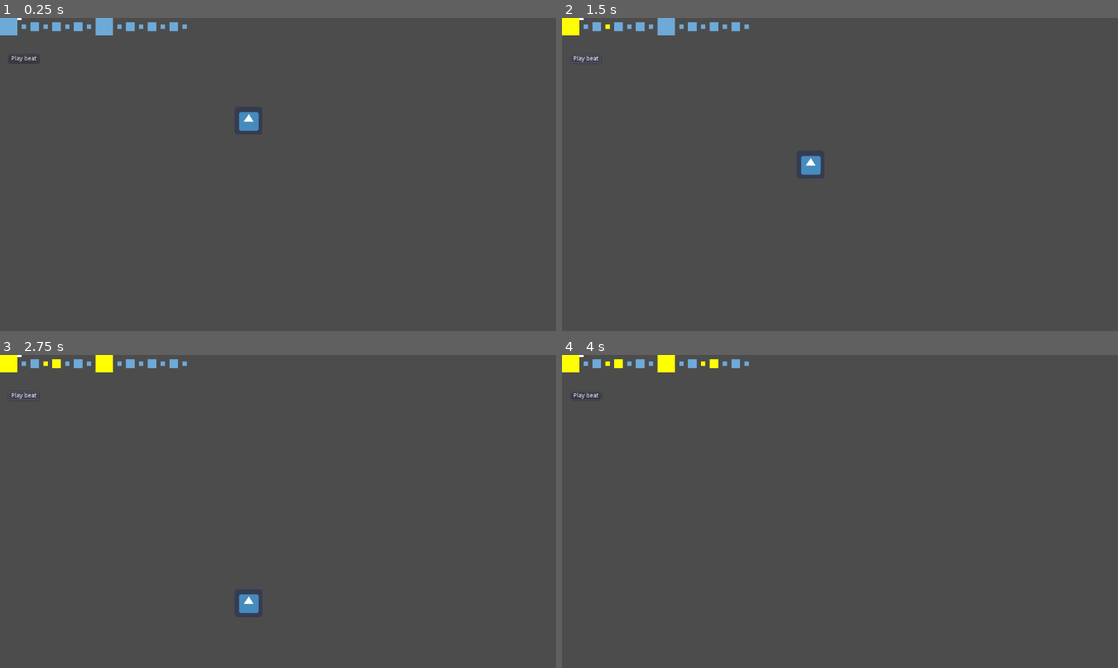
Above: before the commit, frames 1-4 (two rows, left to right).
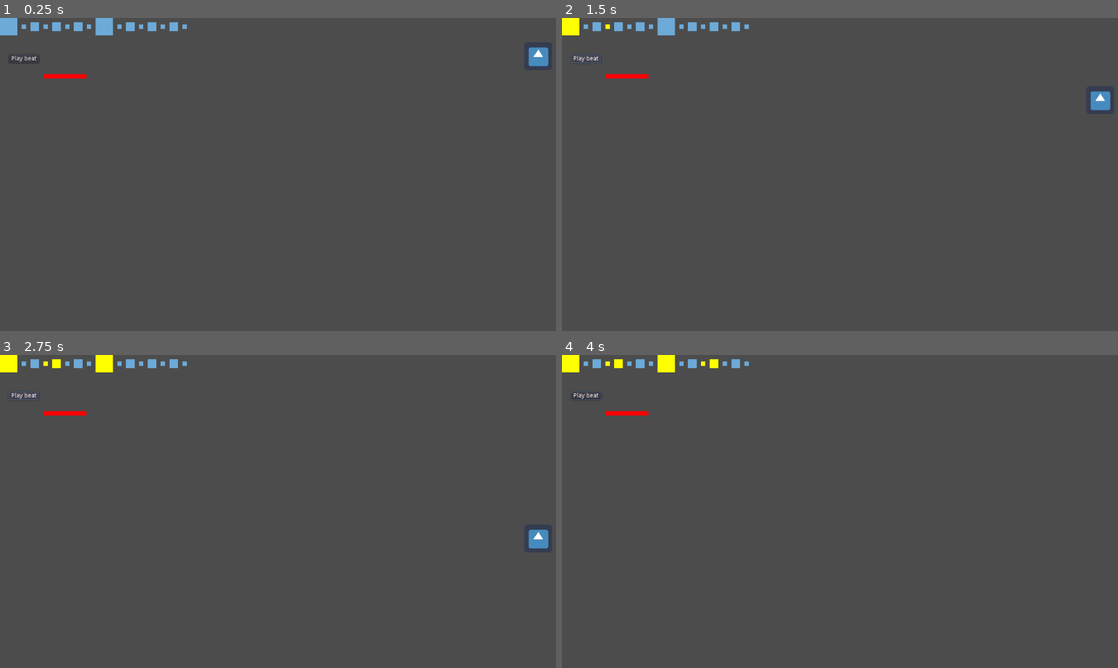
Above: after the commit, the same moments.

Repository: robyn3choi/beatball
Game: Godot game, scene res://main.tscn
The game is run twice, just before and just after one commit, with the same random seed, the same clock (stepped at 60 frames per second) and the same inputs. The engine's default icon, where the game draws it, is replaced by a stand-in: a white triangle on a blue panel in a dark square.
Inputs (mouse positions are in pixels of both pictures, inside the frame that each line leads up to):
- Up to frame 1 (0.25 s): no input
- Up to frame 2 (1.5 s): click "Play beat" at 0.5 s; click "Play beat" at 1.25 s
- Up to frame 3 (2.75 s): click "Play beat" at 2 s
- Up to frame 4 (4 s): move the mouse to (962, 495) at 2.77 s; press the mouse at (962, 495) at 2.78 s; move the mouse to (728, 527) at 3.52 s; release the mouse at (728, 527) at 3.53 s; click (728, 527) at 3.6 s

The runs differ from the first frame. In frame 1, 0.6% of the frame differs, in the area x 3-99%, y 0-37%; in frame 2, 0.6%; in frame 3, 0.6%; in frame 4, 0.1%.

Commit message:
platform source, platform rotation

Diff:
--- a/main.tscn
+++ b/main.tscn
@@ -1,15 +1,14 @@
 [gd_scene load_steps=4 format=2]
 
 [ext_resource path="res://beat/beat_handler.tscn" type="PackedScene" id=1]
+[ext_resource path="res://platform_source.tscn" type="PackedScene" id=2]
 [ext_resource path="res://ball.tscn" type="PackedScene" id=3]
-[ext_resource path="res://platform.tscn" type="PackedScene" id=4]
 
 [node name="Main" type="Node"]
 
 [node name="Ball" parent="." instance=ExtResource( 3 )]
+position = Vector2( 1239, 85 )
 can_sleep = false
-
-[node name="Platform" parent="." instance=ExtResource( 4 )]
 
 [node name="PlayBeatBtn" type="Button" parent="."]
 margin_left = 20.0
@@ -22,5 +21,8 @@
 }
 
 [node name="Beat" parent="." instance=ExtResource( 1 )]
+
+[node name="PlatformSource" parent="." instance=ExtResource( 2 )]
+position = Vector2( 149, 134 )
 [connection signal="hit_platform" from="Ball" to="Beat" method="_on_Ball_hit_platform"]
 [connection signal="pressed" from="PlayBeatBtn" to="Beat" method="_on_PlayBeatBtn_pressed"]
--- a/platform.gd
+++ b/platform.gd
@@ -1,23 +1,39 @@
-extends StaticBody2D
+extends Node2D
 class_name Platform
 
 var perc = G.Perc.KICK
 var prev_mouse_pos = null
+var is_moving = false
+var is_rotating = false
 
-# Called when the node enters the scene tree for the first time.
-func _ready():
-	pass # Replace with function body.
 
-func _on_Platform_input_event(viewport, event: InputEvent, shape_idx):
+func _on_Platform_input_event(_viewport, event: InputEvent, _shape_idx):
 	if event.is_action_pressed('ui_lmb'):
 		get_tree().set_input_as_handled()
 		prev_mouse_pos = event.position
+		is_moving = true
+
+
+func _on_Rotator_input_event(_viewport, event: InputEvent, _shape_idx):
+	if event.is_action_pressed('ui_lmb'):
+		is_rotating = true
+
 
 func _input(event: InputEvent):
-	if not prev_mouse_pos:
-		return
+	if !is_moving && !is_rotating: return
+
 	if event.is_action_released(('ui_lmb')):
 		prev_mouse_pos = null
-	if event is InputEventMouseMotion:
+		is_rotating = null
+		is_moving = null
+
+	if event is InputEventMouseMotion && is_moving:
 		position += event.position - prev_mouse_pos
 		prev_mouse_pos = event.position
+
+	if is_rotating:
+		look_at(event.position)
+
+
+func set_color(color: Color):
+	$ColorRect.color = color
--- a/platform.tscn
+++ b/platform.tscn
@@ -8,10 +8,22 @@
 [sub_resource type="RectangleShape2D" id=2]
 extents = Vector2( 50.6079, 5.49668 )
 
-[node name="Platform" type="StaticBody2D"]
+[sub_resource type="RectangleShape2D" id=3]
+extents = Vector2( 8.242, 12.205 )
+
+[node name="Platform" type="Node2D"]
+position = Vector2( 310.35, 206.464 )
+script = ExtResource( 1 )
+__meta__ = {
+"_edit_group_": true
+}
+
+[node name="StaticBody2D" type="StaticBody2D" parent="."]
 input_pickable = true
 physics_material_override = SubResource( 1 )
-script = ExtResource( 1 )
+
+[node name="CollisionShape2D" type="CollisionShape2D" parent="StaticBody2D"]
+shape = SubResource( 2 )
 
 [node name="ColorRect" type="ColorRect" parent="."]
 anchor_left = 0.5
@@ -27,6 +39,18 @@
 "_edit_use_anchors_": false
 }
 
-[node name="CollisionShape2D" type="CollisionShape2D" parent="."]
-shape = SubResource( 2 )
-[connection signal="input_event" from="." to="." method="_on_Platform_input_event"]
+[node name="Rotator" type="Area2D" parent="."]
+
+[node name="CollisionShape2D" type="CollisionShape2D" parent="Rotator"]
+position = Vector2( 53, 0 )
+shape = SubResource( 3 )
+
+[node name="Rotator2" type="Area2D" parent="."]
+
+[node name="CollisionShape2D" type="CollisionShape2D" parent="Rotator2"]
+position = Vector2( -53, 0 )
+shape = SubResource( 3 )
+[connection signal="input_event" from="StaticBody2D" to="." method="_on_Platform_input_event"]
+[connection signal="input_event" from="Rotator" to="." method="_on_Rotator_input_event"]
+[connection signal="mouse_entered" from="Rotator" to="." method="_on_Rotator_mouse_entered"]
+[connection signal="mouse_entered" from="Rotator2" to="." method="_on_Rotator_mouse_entered"]
--- /dev/null
+++ b/platform_source.gd
@@ -0,0 +1,26 @@
+extends StaticBody2D
+class_name PlatformSource
+
+var perc_colors = {
+	G.Perc.KICK: Color.red,
+	G.Perc.SNARE: Color.blue,
+}
+
+export var perc = G.Perc.KICK
+var color: Color
+
+# Called when the node enters the scene tree for the first time.
+func _ready() -> void:
+	color = perc_colors[perc]
+	$ColorRect.color = color
+
+
+func _on_Platform_input_event(_viewport, event: InputEvent, _shape_idx):
+	if event.is_action_pressed('ui_lmb'):
+		get_tree().set_input_as_handled()
+		var platform = preload("res://Platform.tscn").instance()
+		platform.position = Vector2(0,0)
+		platform.prev_mouse_pos = event.position
+		platform.perc = perc
+		platform.set_color(color)
+		add_child(platform)
--- /dev/null
+++ b/platform_source.tscn
@@ -0,0 +1,35 @@
+[gd_scene load_steps=4 format=2]
+
+[ext_resource path="res://platform_source.gd" type="Script" id=1]
+
+[sub_resource type="PhysicsMaterial" id=1]
+bounce = 1.789
+
+[sub_resource type="RectangleShape2D" id=2]
+extents = Vector2( 50.6079, 5.49668 )
+
+[node name="PlatformSource" type="StaticBody2D"]
+input_pickable = true
+physics_material_override = SubResource( 1 )
+script = ExtResource( 1 )
+__meta__ = {
+"_edit_group_": true
+}
+
+[node name="ColorRect" type="ColorRect" parent="."]
+anchor_left = 0.5
+anchor_top = 0.5
+anchor_right = 0.5
+anchor_bottom = 0.5
+margin_left = -50.0
+margin_top = -5.0
+margin_right = 50.0
+margin_bottom = 5.0
+mouse_filter = 2
+__meta__ = {
+"_edit_use_anchors_": false
+}
+
+[node name="CollisionShape2D" type="CollisionShape2D" parent="."]
+shape = SubResource( 2 )
+[connection signal="input_event" from="." to="." method="_on_Platform_input_event"]
--- a/project.godot
+++ b/project.godot
@@ -44,10 +44,15 @@
 "language": "GDScript",
 "path": "res://beat/perc_player.gd"
 }, {
-"base": "StaticBody2D",
+"base": "Node2D",
 "class": "Platform",
 "language": "GDScript",
 "path": "res://platform.gd"
+}, {
+"base": "StaticBody2D",
+"class": "PlatformSource",
+"language": "GDScript",
+"path": "res://platform_source.gd"
 } ]
 _global_script_class_icons={
 "BeatDisplay": "",
@@ -57,7 +62,8 @@
 "BeatTick": "",
 "G": "",
 "PercPlayer": "",
-"Platform": ""
+"Platform": "",
+"PlatformSource": ""
 }
 
 [application]
Not shown: 1 places in platform.tscn that only renumber resources
